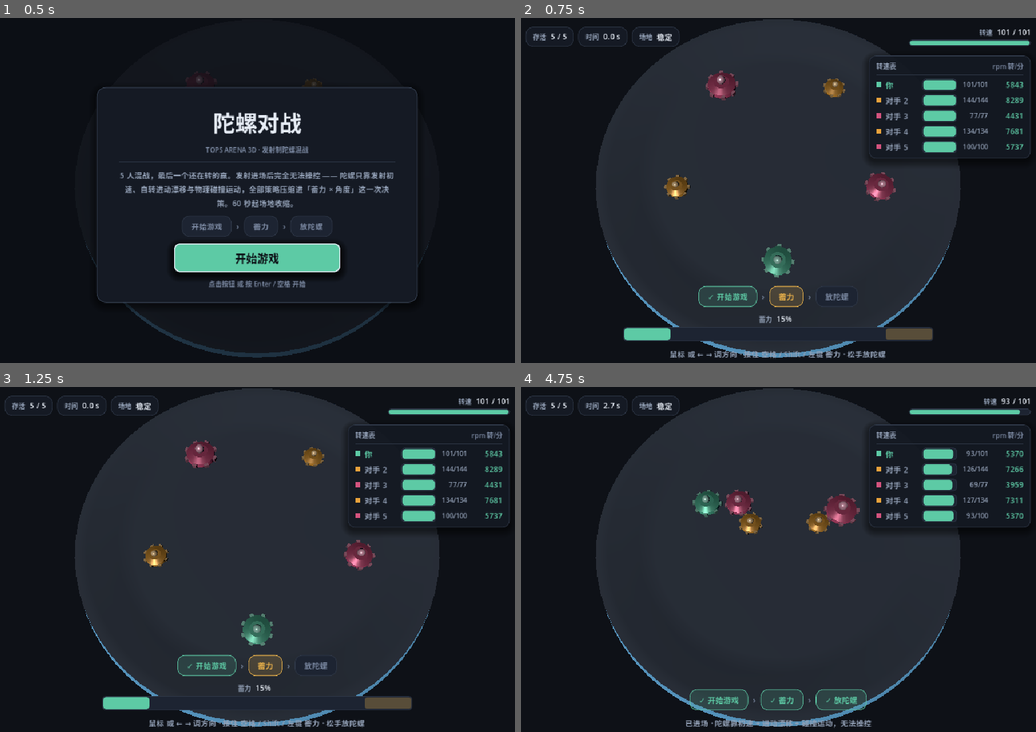
Above: before the commit, frames 1-4 (two rows, left to right).
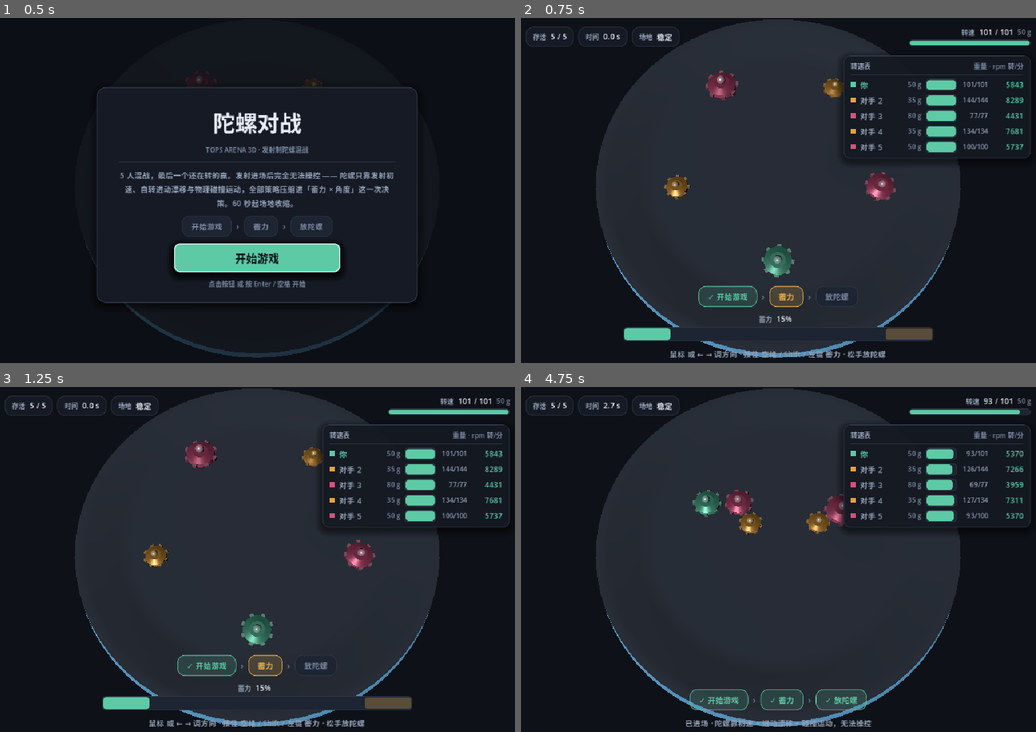
Above: after the commit, the same moments.

Repository: w814929152/Tops3D
Game: Godot game, scene res://tops/tops_main.tscn
Two runs of this game, one before a commit and one after it. Both use one fixed random seed, a clock stepped at 60 frames per second and the inputs below.
Inputs (mouse positions are in pixels of both pictures, inside the frame that each line leads up to):
- Up to frame 1 (0.5 s): no input
- Up to frame 2 (0.75 s): click "开始游戏" at 0.5 s
- Up to frame 3 (1.25 s): no input
- Up to frame 4 (4.75 s): tap Enter (ui_accept) at 1.25, 1.52, 2.27, 3.77, 4.52 s; move the mouse to (896, 545) at 1.27 s; hold D (tops_right) 1.28-2.03 s; hold Shift (tops_boost) 1.28-2.03 s; click (896, 545) at 1.42 s; move the mouse to (670, 580) at 2.02 s; hold S (tops_down) 2.03-2.78 s; tap Shift (tops_boost) at 2.1, 3.6 s; move the mouse to (830, 487) at 2.77 s; hold D (tops_right) 2.78-3.53 s; hold Shift (tops_boost) 2.78-3.53 s; move the mouse to (752, 635) at 3.52 s; hold W (tops_up) 3.53-4.28 s; click (752, 635) at 3.67 s; move the mouse to (938, 618) at 4.27 s; hold A (tops_left) from 4.28 s (still down); hold Shift (tops_boost) from 4.28 s (still down)

Frame 1 is identical in both runs. In frame 2, 1.2% of the frame differs, in the area x 61-100%, y 3-42%; in frame 3, 1.2%; in frame 4, 1.5%.

Commit message:
UI 同步显示陀螺质量（克）
- 转速表每行新增「重量」列（35/50/80 g），表头改为「重量 · rpm 转/分」，
  面板 292 → 338 px
- 玩家 HUD 转速行右侧同步显示自己的质量
- 质量是这版平衡的主轴（起手转速 ∝ 1/√I、抗撞 ∝ m），必须让玩家看得见
- roster_check 29 → 39 条：各行质量与 mass_kg 一致、玩家 = BALANCED 50 g、
  原型质量未被抹平、质量整局不变

Diff:
--- a/tests/tops_roster_check.gd
+++ b/tests/tops_roster_check.gd
@@ -61,6 +61,32 @@
 		if not maxes.has(sm):
 			maxes.append(sm)
 	h.ck(maxes.size() >= 2, "原型转速上限未被抹平（本局有 %d 档：%s）" % [maxes.size(), str(maxes)])
+
+	h.suite("质量也显示在转速表上（克，不是游戏单位）")
+	var masses: Array = ui.roster_masses()
+	h.eq(masses.size(), 5, "转速表 5 行都有质量")
+	for i in masses.size():
+		var t: TopTop = main._roster[i]
+		var want_g: float = t.mass_kg * 1000.0
+		h.ck(absf(float(masses[i]) - want_g) < 0.51,
+				"第 %d 行质量 = %.0f g（= 质量 %.2f × 50 g）"
+						% [i + 1, float(masses[i]), t.mass])
+	# 玩家是 BALANCED：质量从 ARCHETYPES 反推，别写死 50
+	var bal_g: float = float(TopBody.ARCHETYPES[&"BALANCED"]["mass"]) \
+			* TopsSpin.MASS_UNIT_KG * 1000.0
+	h.ck(absf(float(masses[0]) - bal_g) < 0.51,
+			"玩家行质量 = BALANCED 的 %.0f g" % bal_g)
+	h.ck(ui.player_mass_text() == "%d g" % int(roundf(bal_g)),
+			"玩家 HUD 上也显示质量（%s）" % ui.player_mass_text())
+	# 防「抹平质量」回归：三个原型的重量必须不同，否则惯性/抗撞的制衡就没了
+	var distinct: Array = []
+	for v in masses:
+		var vv: float = float(v)
+		if not distinct.has(vv):
+			distinct.append(vv)
+	h.ck(distinct.size() >= 2,
+			"原型质量未被抹平（本局有 %d 档：%s g）" % [distinct.size(), str(distinct)])
+	var masses0: Array = masses.duplicate()
 
 	h.suite("电脑初始转速在区间内浮动（玩家仍是满速）")
 	var lo: float = TopsMain.AI_SPIN_LO
@@ -144,6 +170,14 @@
 		if not is_instance_valid(main._roster[i]):
 			h.ck(absf(float(after[i])) < 0.001, "已释放对象的行落回 0 rpm（第 %d 行）" % (i + 1))
 
+	# 质量是静态字段：打完一整局也不能变（整局只快照一次）
+	var masses_end: Array = ui.roster_masses()
+	var mass_stable := true
+	for i in masses_end.size():
+		if absf(float(masses_end[i]) - float(masses0[i])) > 0.001:
+			mass_stable = false
+	h.ck(mass_stable, "质量整局不变（出局只影响转速，不影响重量）")
+
 	print("")
 	print("═══════════════════════════════════════════")
 	print("[TOPSROSTER] pass = ", h.pass_count(), "   fails = ", h.fail_count())
--- a/tops/tops_main.gd
+++ b/tops/tops_main.gd
@@ -264,6 +264,10 @@
 			"spin_max": t.spin_cap,
 			"omega": t.omega(),
 			"alive": true,
+			# 质量（克）：1 质量单位 = 50 g → DART 35 g / BALANCED 50 g / RAM 80 g。
+			# 它是**静态字段**（整局不变），只在 _reset 里快照一次。
+			# 界面显示克而不是游戏单位：真实战斗陀螺就是 30~80 g 这个量级，比「1.6」直观。
+			"mass_g": t.mass_kg * 1000.0,
 		})
 
 	_aim_dir = (CENTER - _player.plane_pos()).normalized()
@@ -272,6 +276,7 @@
 		_ui.show_title()
 		_ui.set_stats(_alive_count(), _tops.size(), 0.0, false)
 		_ui.set_spin(_player.spin, _player.spin_cap)
+		_ui.set_mass(_player.mass_kg * 1000.0)
 		_ui.set_power(_power, false, false)
 		_ui.set_hint("")
 		_update_roster()
@@ -642,6 +647,7 @@
 	_ui.set_roster(_roster_data)
 	if _player_ok():
 		_ui.set_spin(_player.spin, _player.spin_cap)
+		_ui.set_mass(_player.mass_kg * 1000.0)
 		_ui.set_power(_power, _charging, _power >= POWER_PERFECT)
 	match _phase:
 		Phase.TITLE:
--- a/tops/tops_ui.gd
+++ b/tops/tops_ui.gd
@@ -23,6 +23,10 @@
 ## TopsSpin.omega_of(spin)（1 点 = 6 rad/s），这里再换算成 rpm = ω·60/2π 给人读。
 ## 出局的陀螺不移除，只整行压暗 —— 列表一局内位置恒定，不会因为有人倒下而跳动。
 ##
+## 每行还会显示**质量（克）**：质量是这一版的平衡主轴（惯量 I = k·m·r² 决定起手转速，
+## 碰撞损耗 Δω ∝ 1/(k·m·r) 决定抗撞），不显示出来玩家就看不懂「为什么重的起手慢、
+## 挨打却掉得少」。克 = mass_kg×1000（1 质量单位 = 50 g），与真实战斗陀螺同量级。
+##
 
 signal start_requested()
 signal restart_requested()
@@ -31,7 +35,8 @@
 const STEP_TITLES: Array[String] = ["开始游戏", "蓄力", "放陀螺"]
 
 ## 转速表（右上角）几何：宽度固定，纵向随行数自然生长
-const ROSTER_W := 292.0
+## 292 → 338 是为了塞进「质量」那一列（44 px + 间距）
+const ROSTER_W := 338.0
 const ROSTER_TOP := 68.0      # 让开顶栏（顶栏右侧是玩家转速条，底边约 y=51）
 const ROSTER_DIM := Color(1.0, 1.0, 1.0, 0.42)   # 出局行的压暗
 
@@ -40,7 +45,7 @@
 var _bottom_dock: Control
 var _roster: PanelContainer
 var _roster_body: VBoxContainer
-## 每行控件引用：{row, dot, name, gauge, spin, rpm}（行数只增不减，隐藏多余行）
+## 每行控件引用：{row, dot, name, mass, gauge, spin, rpm}（行数只增不减，隐藏多余行）
 var _roster_rows: Array[Dictionary] = []
 
 var _chip_alive: PanelContainer
@@ -49,6 +54,7 @@
 
 var _spin_gauge: Gauge
 var _spin_value: Label
+var _mass_value: Label
 
 var _steps: Array[PanelContainer] = []
 var _power_box: VBoxContainer
@@ -184,6 +190,10 @@
 	sh.add_child(_label("转速", UiTheme.FS_XS, UiTheme.C_TEXT_DIM))
 	_spin_value = _label("100 / 100", UiTheme.FS_SM, UiTheme.C_TEXT)
 	sh.add_child(_spin_value)
+	# 质量紧随转速：这一版的平衡主轴就是质量（起手转速 ∝ 1/√I、抗撞 ∝ m），
+	# 玩家得能一眼看到自己这颗是轻是重，才知道该硬碰还是绕着走。
+	_mass_value = _label("50 g", UiTheme.FS_XS, UiTheme.C_TEXT_MUTE)
+	sh.add_child(_mass_value)
 
 	_spin_gauge = Gauge.new()
 	_spin_gauge.custom_minimum_size = Vector2(220, 12)
@@ -228,7 +238,7 @@
 	sp.mouse_filter = Control.MOUSE_FILTER_IGNORE
 	sp.size_flags_horizontal = Control.SIZE_EXPAND_FILL
 	head.add_child(sp)
-	head.add_child(_label("rpm 转/分", UiTheme.FS_XS, UiTheme.C_TEXT_MUTE))
+	head.add_child(_label("重量 · rpm 转/分", UiTheme.FS_XS, UiTheme.C_TEXT_MUTE))
 
 	_roster_body.add_child(_divider())
 
@@ -250,6 +260,12 @@
 	name_l.custom_minimum_size = Vector2(58, 0)
 	hb.add_child(name_l)
 
+	# 质量列：整局不变，所以一次写好就不再动（压暗由整行 modulate 统一处理）
+	var mass_l := _label("—", UiTheme.FS_XS, UiTheme.C_TEXT_MUTE)
+	mass_l.custom_minimum_size = Vector2(44, 0)
+	mass_l.horizontal_alignment = HORIZONTAL_ALIGNMENT_RIGHT
+	hb.add_child(mass_l)
+
 	var g := Gauge.new()
 	g.custom_minimum_size = Vector2(40, 9)
 	g.zone_visible = false
@@ -266,7 +282,8 @@
 	rpm_l.horizontal_alignment = HORIZONTAL_ALIGNMENT_RIGHT
 	hb.add_child(rpm_l)
 
-	return {"row": hb, "dot": dot, "name": name_l, "gauge": g, "spin": spin_l, "rpm": rpm_l}
+	return {"row": hb, "dot": dot, "name": name_l, "mass": mass_l,
+			"gauge": g, "spin": spin_l, "rpm": rpm_l}
 
 
 func _build_bottom_dock() -> void:
@@ -660,7 +677,8 @@
 
 ## 刷新整张转速表。
 ## entries 每行 = {name: String, color: Color, is_player: bool,
-##                 spin: float, spin_max: float, omega: float, alive: bool}
+##                 spin: float, spin_max: float, omega: float, alive: bool,
+##                 mass_g: float}
 ## ⚠ omega 是**真实自转角速度**（rad/s），rpm 由它换算 —— spin 只是血条刻度，
 ##   满转速 100 点 = 600 rad/s ≈ 5730 rpm；不同性格的自然衰减在这里一眼看得出来。
 func set_roster(entries: Array) -> void:
@@ -689,6 +707,13 @@
 		nl.add_theme_color_override("font_color",
 				UiTheme.C_PRIMARY if bool(e.get("is_player", false)) else UiTheme.C_TEXT_DIM)
 
+		# 质量整局不变，只在文本真的不同时才写（避免每帧白造字符串）
+		var ml := row["mass"] as Label
+		var g_txt: String = "%d g" % int(roundf(float(e.get("mass_g", 0.0))))
+		if ml.text != g_txt:
+			ml.text = g_txt
+		row["mass_g"] = float(e.get("mass_g", 0.0))
+
 		var g := row["gauge"] as Gauge
 		g.set_value(ratio)
 		g.set_fill(TopsArt.spin_color(ratio) if alive else UiTheme.C_BORDER_HI)
@@ -712,11 +737,29 @@
 	return out
 
 
+## 供断言用：当前各行显示的质量（克，隐藏行为 -1）
+func roster_masses() -> Array:
+	var out: Array = []
+	for row in _roster_rows:
+		out.append(row.get("mass_g", -1.0))
+	return out
+
+
 func set_spin(spin: float, spin_max: float) -> void:
 	var ratio: float = clampf(spin / maxf(spin_max, 1.0), 0.0, 1.0)
 	_spin_gauge.set_value(ratio)
 	_spin_gauge.set_fill(TopsArt.spin_color(ratio))
 	_spin_value.text = "%d / %d" % [int(maxf(spin, 0.0)), int(spin_max)]
+
+
+## 玩家这颗陀螺的质量（克）。整局不变，发射前就会写一次。
+func set_mass(mass_g: float) -> void:
+	_mass_value.text = "%d g" % int(roundf(maxf(mass_g, 0.0)))
+
+
+## 供断言用：玩家 HUD 上显示的质量文本
+func player_mass_text() -> String:
+	return _mass_value.text
 
 
 func set_power(p: float, charging: bool, perfect: bool) -> void:
Binary file changed: docs/ui_01_title.png
Binary file changed: docs/ui_02_charge.png
Binary file changed: docs/ui_03_battle.png
Binary file changed: docs/ui_04_result.png
Binary file changed: docs/ui_05_roster.png
